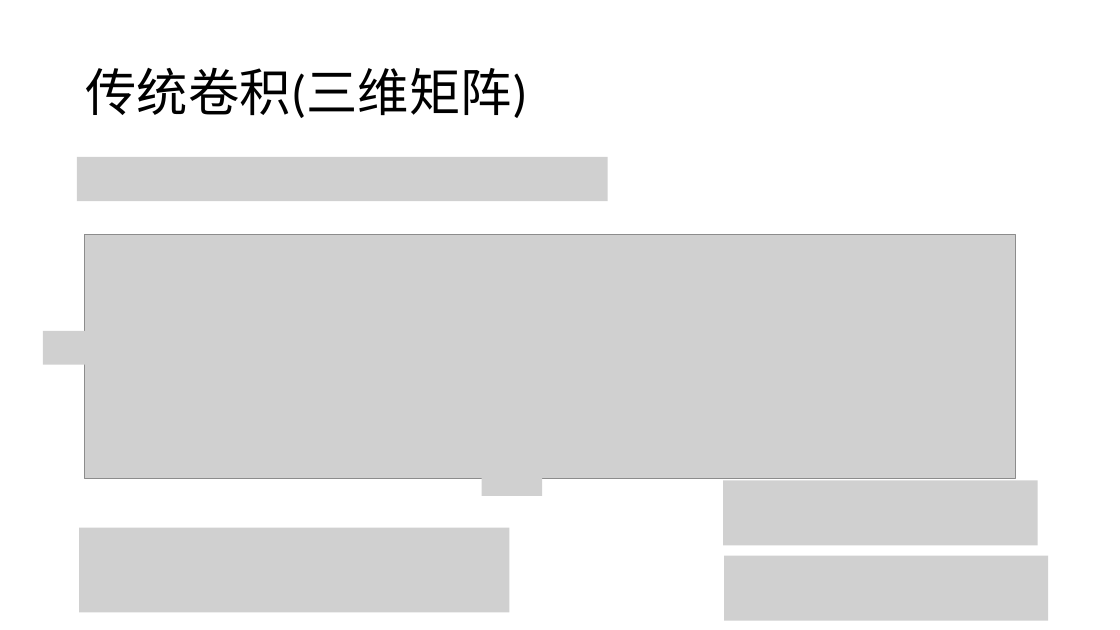
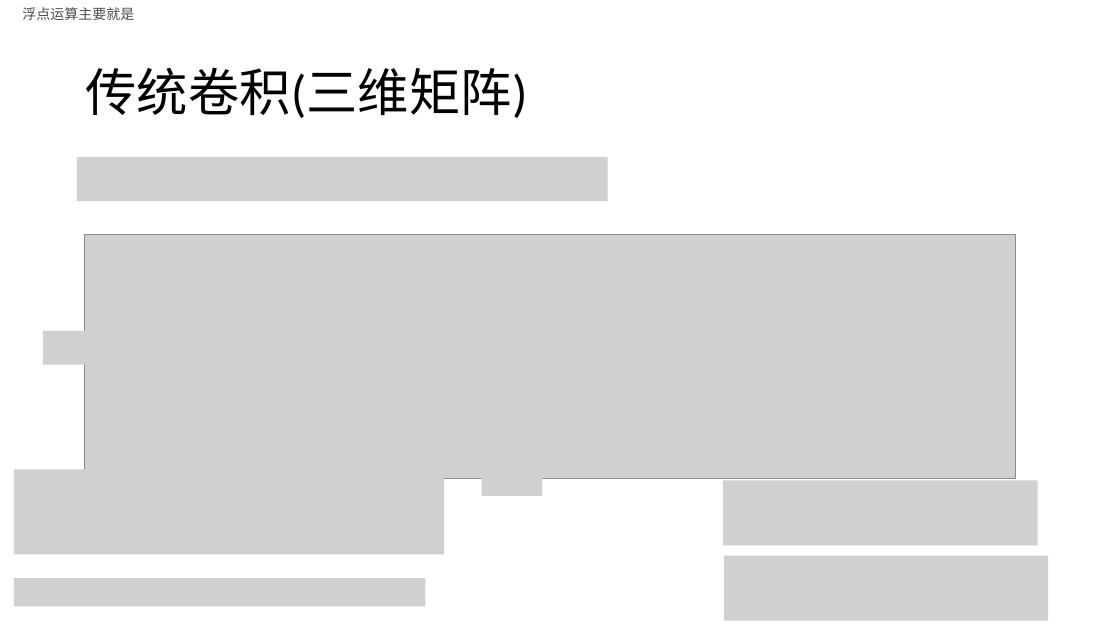
Before and after one commit to LeonJinC/Fast-Convolution-with-SIMD-and-GEMM, a slide deck: slide 4 of 结合SIMD和GEMM的快速卷积及其在高斯模糊中的应用.pptx. Drawn at 1120x630 pixels with LibreOffice and Linux fonts; fonts in the diff are those of the drawing; grey boxes stand for pictures. Boxes give left, top, right and bottom in pixels: in the first picture for what was removed or moved away, otherwise in the second. Text is boxed around its words. In the diff, an @@ line names an element or a change of style, - is before the commit and + after.

```diff
--- a/结合SIMD和GEMM的快速卷积及其在高斯模糊中的应用.pptx
+++ b/结合SIMD和GEMM的快速卷积及其在高斯模糊中的应用.pptx
@@ text added at [22,7,134,20], 12 pt, text #4D4D4D @@
+浮点运算主要就是
@@ picture added at [14,470,444,555] @@
@@ picture removed at [79,528,509,613] @@
@@ picture added at [14,578,426,607] @@
```
Also in this commit, not shown: 1 other slide changed, 1 slide added, 1 other file.
